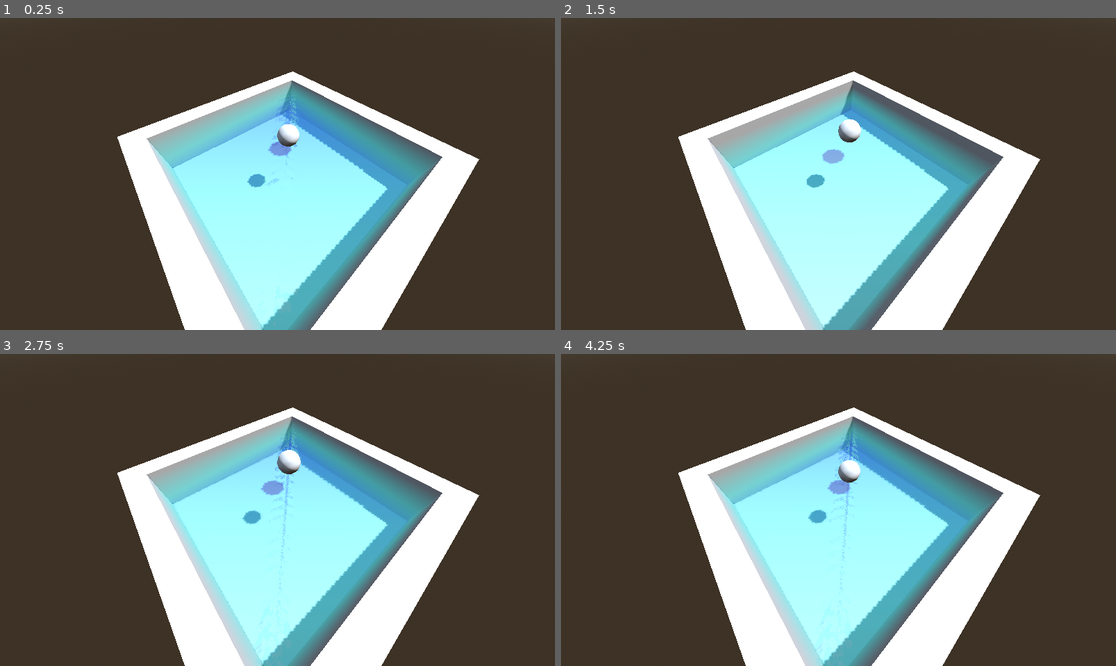
Above: before the commit, frames 1-4 (two rows, left to right).
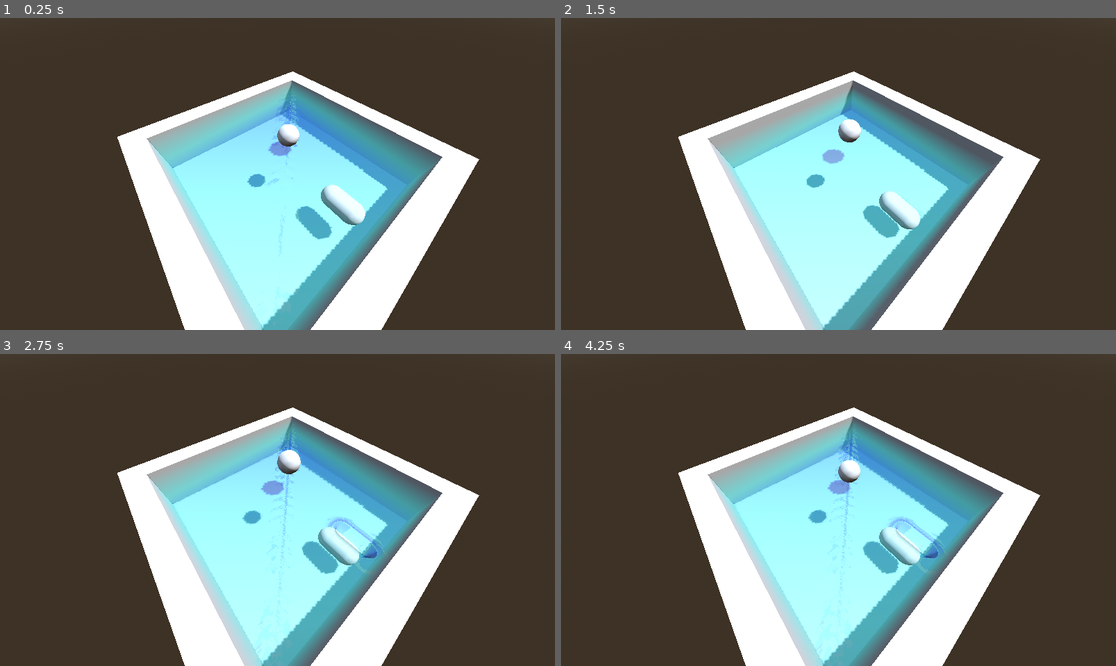
Above: after the commit, the same moments.

Repository: ColinNeary/WaterDemo
Game: Godot game, scene res://Scenes/main.tscn
Two runs of this game, one before a commit and one after it. Both use one fixed random seed, a clock stepped at 60 frames per second and the inputs below.
Inputs (mouse positions are in pixels of both pictures, inside the frame that each line leads up to):
- Up to frame 1 (0.25 s): no input
- Up to frame 2 (1.5 s): move the mouse to (960, 158) at 0.52 s; click (960, 158) at 0.67 s; drag from (727, 189) to (810, 236) at 1.27 s
- Up to frame 3 (2.75 s): move the mouse to (333, 441) at 2.02 s; click (333, 441) at 2.17 s
- Up to frame 4 (4.25 s): drag from (810, 572) to (672, 463) at 2.77 s; move the mouse to (1005, 556) at 3.52 s; click (1005, 556) at 3.67 s

The runs differ from the first frame. In frame 1, 1.0% of the frame differs, in the area x 50-66%, y 53-72%; in frame 2, 0.9%; in frame 3, 1.2%, in the area x 54-69%, y 52-71%; in frame 4, 1.2%.

Commit message:
Starting on boat buoyancy

Diff:
--- /dev/null
+++ b/Scenes/Boat/Boat.tscn
@@ -0,0 +1,29 @@
+[gd_scene format=3 uid="uid://c6v64sx1tdk34"]
+
+[ext_resource type="Script" uid="uid://c06b1fisvmpxr" path="res://Scenes/Boat/boat.gd" id="1_6sf2h"]
+
+[sub_resource type="CapsuleMesh" id="CapsuleMesh_2xscf"]
+
+[sub_resource type="StandardMaterial3D" id="StandardMaterial3D_6sf2h"]
+shading_mode = 0
+albedo_color = Color(1, 0, 0, 1)
+
+[sub_resource type="CapsuleMesh" id="CapsuleMesh_vhowb"]
+material = SubResource("StandardMaterial3D_6sf2h")
+
+[sub_resource type="CapsuleShape3D" id="CapsuleShape3D_jmsge"]
+
+[node name="Boat" type="RigidBody3D" unique_id=1846534761]
+transform = Transform3D(-4.371139e-08, -1, 0, 1, -4.371139e-08, 0, 0, 0, 1, 0, 0, 0)
+script = ExtResource("1_6sf2h")
+
+[node name="Mesh" type="MeshInstance3D" parent="." unique_id=1389261389]
+layers = 524287
+mesh = SubResource("CapsuleMesh_2xscf")
+
+[node name="WaterMesh" type="MeshInstance3D" parent="." unique_id=243365137]
+layers = 524288
+mesh = SubResource("CapsuleMesh_vhowb")
+
+[node name="CollisionShape3D" type="CollisionShape3D" parent="." unique_id=1622202456]
+shape = SubResource("CapsuleShape3D_jmsge")
--- /dev/null
+++ b/Scenes/Boat/boat.gd
@@ -0,0 +1,24 @@
+extends RigidBody3D
+
+@export var float_force := 1.0
+@export var water_drag := 0.05
+@export var water_angular_drag := 0.05
+
+@onready var gravity: float = ProjectSettings.get_setting("physics/3d/default_gravity")
+
+const water_height: float = 0.0
+
+var submerged := false
+
+
+func _physics_process(delta: float) -> void:
+	submerged = false
+	var depth := water_height - global_position.y
+	if depth > 0:
+		submerged = true
+		apply_force(Vector3.UP * float_force * gravity * depth)
+
+func _integrate_forces(state: PhysicsDirectBodyState3D):
+	if submerged:
+		state.linear_velocity *=  1 - water_drag
+		state.angular_velocity *= 1 - water_angular_drag
--- a/Scenes/main.tscn
+++ b/Scenes/main.tscn
@@ -4,6 +4,7 @@
 [ext_resource type="Shader" uid="uid://bylnwph3bmyx2" path="res://Shaders/simulation.gdshader" id="1_jjgbg"]
 [ext_resource type="Shader" uid="uid://bk7idrqhf81p6" path="res://Scenes/main.tres" id="2_bo1nx"]
 [ext_resource type="Script" uid="uid://c55lok0ysoi0u" path="res://scripts/camera_controller.gd" id="4_jjvhh"]
+[ext_resource type="PackedScene" uid="uid://c6v64sx1tdk34" path="res://Scenes/Boat/Boat.tscn" id="5_kry3j"]
 
 [sub_resource type="ProceduralSkyMaterial" id="ProceduralSkyMaterial_bo1nx"]
 sky_horizon_color = Color(0.66224277, 0.6717428, 0.6867428, 1)
@@ -160,6 +161,12 @@
 size = 11.1
 far = 5.0
 
+[node name="Main Camera" type="Camera3D" parent="." unique_id=1989192133]
+transform = Transform3D(0.64278764, -0.619743, 0.4502696, 0, 0.58778524, 0.809017, -0.76604444, -0.52002615, 0.3778211, 4, 6, 4)
+cull_mask = 524287
+fov = 90.0
+script = ExtResource("4_jjvhh")
+
 [node name="Ball" type="Node3D" parent="." unique_id=1434742802]
 transform = Transform3D(1, 0, 0, 0, 1, 0, 0, 0, 1, 0, -0.5, 0)
 
@@ -175,8 +182,7 @@
 autoplay = &"Bounce"
 speed_scale = 1.5
 
-[node name="Main Camera" type="Camera3D" parent="." unique_id=1989192133]
-transform = Transform3D(0.64278764, -0.619743, 0.4502696, 0, 0.58778524, 0.809017, -0.76604444, -0.52002615, 0.3778211, 4, 6, 4)
-cull_mask = 524287
-fov = 90.0
-script = ExtResource("4_jjvhh")
+[node name="Boat" parent="." unique_id=1846534761 instance=ExtResource("5_kry3j")]
+transform = Transform3D(-4.371139e-08, -1, 0, 1, -4.371139e-08, 0, 0, 0, 1, 3.5510316, 0, 0)
+float_force = 1.3
+water_angular_drag = 0.1
--- a/scripts/camera_controller.gd
+++ b/scripts/camera_controller.gd
@@ -45,7 +45,7 @@
 
 	if event is InputEventMouseMotion and _dragging:
 		_yaw -= event.relative.x * orbit_speed
-		_pitch -= event.relative.y * orbit_speed
+		_pitch += event.relative.y * orbit_speed
 		_pitch = clamp(_pitch, min_pitch, max_pitch)
 		_update_transform()
 
Not shown, added: Scenes/Boat/boat.gd.uid
